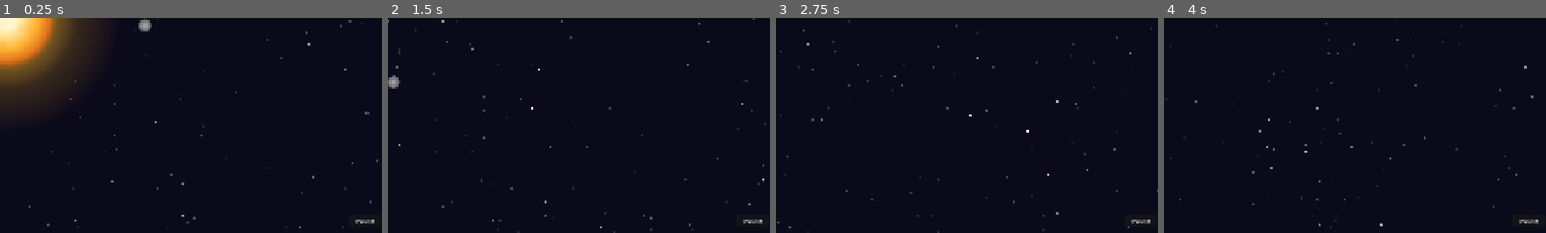
Above: before the commit, frames 1-4 (left to right).
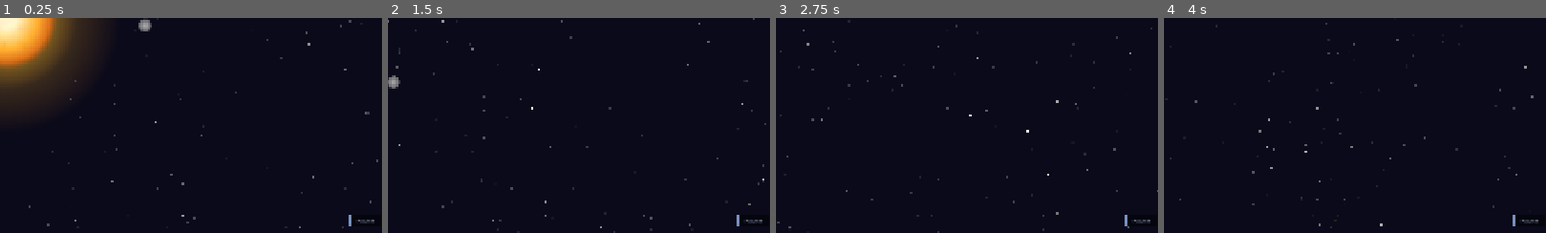
Above: after the commit, the same moments.

Repository: avantgardian/godot-space-idle
Game: Godot game, scene res://scenes/main.tscn
Same seed, same stepped clock (60 frames per second), same inputs: the game is played once before the commit and once after it.
Inputs (mouse positions are % of the whole screen's width and height, from its top left):
- Up to frame 1 (0.25 s): no input
- Up to frame 2 (1.5 s): tap Enter at 0.5 s; move the mouse to (72, 45) at 0.52 s; hold Right (ui_right) 0.53-1.25 s; tap L at 0.6 s; click (72, 45) at 0.67 s; drag from (30, 55) to (45, 70) at 1.27 s
- Up to frame 3 (2.75 s): move the mouse to (60, 28) at 2.02 s; hold Right (ui_right) from 2.03 s (still down); tap L at 2.1 s
- Up to frame 4 (4 s): release Right (ui_right) at 2.75 s; drag from (45, 70) to (20, 35) at 2.77 s; move the mouse to (80, 65) at 3.52 s; hold Left (ui_left) from 3.53 s (still down); tap L at 3.6 s
The pictures show only the part of the screen within x 49-99%, y 50-100%; the shares and areas given below are measured in that part.

The runs differ from the first frame. In frame 1, 0.1% of the frame differs, in the area x 91-98%, y 91-97%; in frame 2, 0.1%; in frame 3, 0.1%; in frame 4, 0.1%.

Commit message:
Style pause button: dark bg, blue border, hover highlight, rounded corners

Diff:
--- a/scripts/main.gd
+++ b/scripts/main.gd
@@ -81,6 +81,44 @@
 	btn.offset_bottom = -16.0
 	btn.text = "Pause"
 	btn.pressed.connect(_toggle_pause)
+
+	var sb := StyleBoxFlat.new()
+	sb.bg_color = Color(0.0, 0.0, 0.0, 0.5)
+	sb.border_color = Color(0.5, 0.6, 0.8, 0.9)
+	sb.border_width_left = 1
+	sb.border_width_top = 1
+	sb.border_width_right = 1
+	sb.border_width_bottom = 1
+	sb.corner_radius_top_left = 4
+	sb.corner_radius_top_right = 4
+	sb.corner_radius_bottom_right = 4
+	sb.corner_radius_bottom_left = 4
+	sb.content_margin_left = 12
+	sb.content_margin_right = 12
+	sb.content_margin_top = 4
+	sb.content_margin_bottom = 4
+	btn.add_theme_stylebox_override("normal", sb)
+
+	var sb_hover := StyleBoxFlat.new()
+	sb_hover.bg_color = Color(0.15, 0.2, 0.35, 0.6)
+	sb_hover.border_color = Color(0.7, 0.8, 1.0, 1.0)
+	sb_hover.border_width_left = 1
+	sb_hover.border_width_top = 1
+	sb_hover.border_width_right = 1
+	sb_hover.border_width_bottom = 1
+	sb_hover.corner_radius_top_left = 4
+	sb_hover.corner_radius_top_right = 4
+	sb_hover.corner_radius_bottom_right = 4
+	sb_hover.corner_radius_bottom_left = 4
+	sb_hover.content_margin_left = 12
+	sb_hover.content_margin_right = 12
+	sb_hover.content_margin_top = 4
+	sb_hover.content_margin_bottom = 4
+	btn.add_theme_stylebox_override("hover", sb_hover)
+
+	btn.add_theme_color_override("font_color", Color(0.8, 0.85, 1.0, 1.0))
+	btn.add_theme_font_size_override("font_size", 14)
+
 	$UI.add_child(btn)
 
 	var overlay := ColorRect.new()
